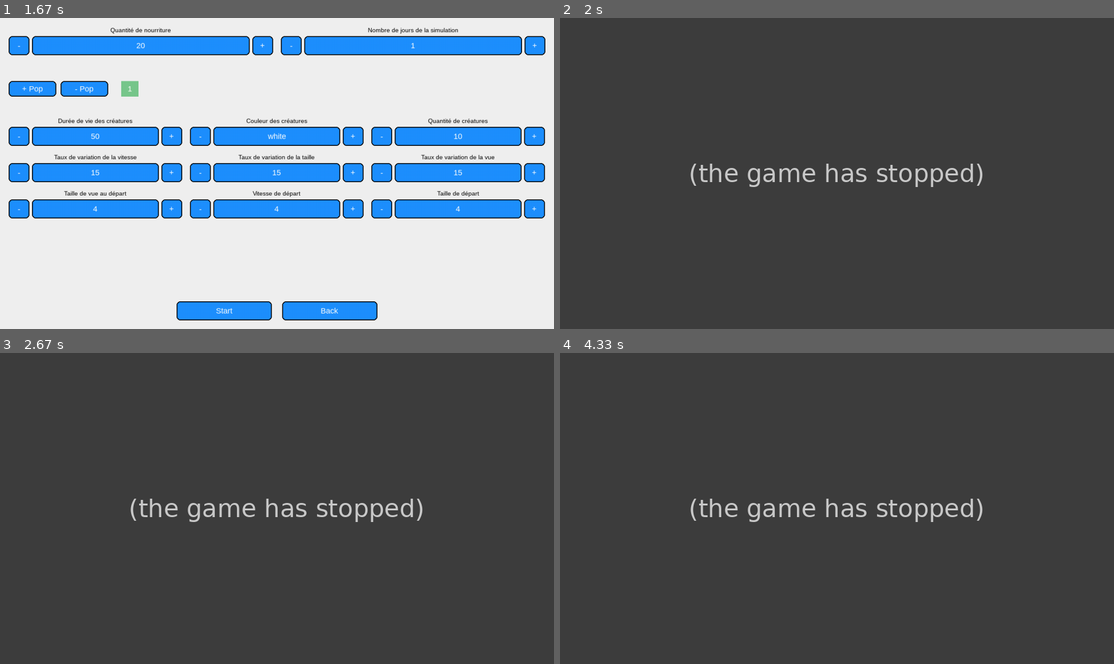
Above: before the commit, frames 1-4 (two rows, left to right).
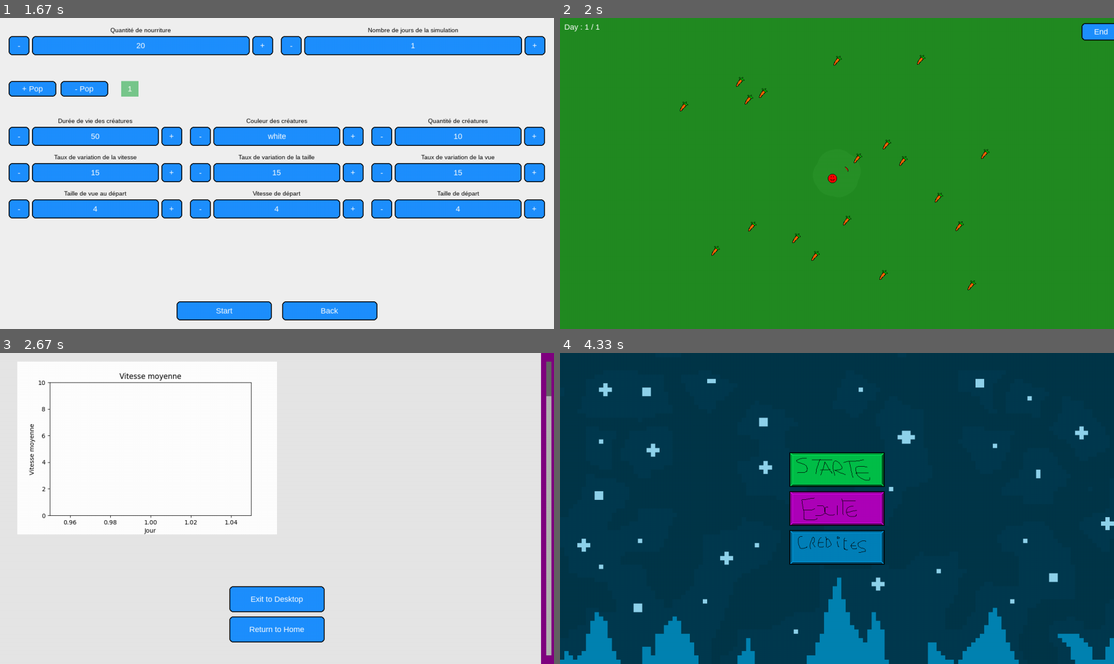
Above: after the commit, the same moments.

Repository: X47C/Trophees-NSI
Game: pygame game, started from main.py
Two runs of this game, one before a commit and one after it. Both use one fixed random seed, a clock stepped at 60 frames per second and the inputs below.
Inputs (mouse positions are in pixels of both pictures, inside the frame that each line leads up to):
- Up to frame 1 (1.67 s): click (260, 120) at 1.38 s
- Up to frame 2 (2 s): click "Start" at 1.72 s
- Up to frame 3 (2.67 s): click "End" at 2.05 s; press the mouse at (277, 629) at 2.37 s; move the mouse to (382, 511) at 2.47 s; release the mouse at (487, 393) at 2.6 s
- Up to frame 4 (4.33 s): press the mouse at (1108, 377) at 2.7 s; move the mouse to (1003, 387) at 2.8 s; release the mouse at (892, 393) at 2.93 s; press the mouse at (1108, 393) at 3.03 s; move the mouse to (909, 480) at 3.13 s; release the mouse at (704, 564) at 3.27 s; press the mouse at (1108, 564) at 3.87 s; move the mouse to (914, 586) at 3.97 s; release the mouse at (715, 604) at 4.1 s; click (848, 620) at 4.22 s

Frame 1 is identical in both runs. In frame 2, 100% of the frame differs, in the area x 0-100%, y 0-100%; in frame 3, 100%; in frame 4, 100%.
Error before the commit: AttributeError: 'Creature' object has no attribute 'food' (creature.py line 112); the game stopped at 1.72 s (later frames are placeholders)

Commit message:
push tres bien

Diff:
--- a/Game/creature.py
+++ b/Game/creature.py
@@ -4,12 +4,11 @@
 import pygame as pg
 import settings
 
-class  Creature(pg.sprite.Sprite):
+class  Creature():
     """
     Entrée : Speed, Size, View (int, compris entre 1 et 10)
     """
     def __init__(self, Speed, Size, View, Variation_Speed, Variation_Size, Variation_View, Days_Max, Color, screen):
-        pg.sprite.Sprite.__init__(self)
         self.speed = Speed
         self.size = Size
         self.view = View
@@ -36,7 +35,7 @@
         dt = 1.0 / settings.FPS
         w, h = settings.Display_size
 
-        speed_px_s = float(self.speed) * 15.0   # LA vitesse
+        speed_px_s = float(self.speed) * 15.0
         margin = 40 + int(self.size)
 
         turn_noise = 450.0
@@ -95,6 +94,8 @@
 
         self.pos_x = min(max(self.pos_x, margin), w - margin)
         self.pos_y = min(max(self.pos_y, margin), h - margin)
+        self.rect = self.image.get_rect(center=(int(self.pos_x), int(self.pos_y)))
+
 
 
 
@@ -105,12 +106,20 @@
         """
         Creature(self.speed * rd(100 - self.variation_speed, 100 + self.variation_speed), self.view * rd(100 - self.variation_size, 100 + self.variation_size), self.speed * rd(100 - self.variation_view, 100 + self.variation_view), self.color)
 
+
     def Eat(self):
         """
-        Viens de manger
-        """
-        if pg.sprite.collide_rect(self, self.food):
-            print('touche hehe')
+        on verifie si il a mangé haha enfait c'est simple j'etait parti super loins pour rien mdr
+        """
+        creature_rect = self.rect
+
+        for i, food in enumerate(settings.food_list):
+            if creature_rect.colliderect(food.rect):
+                print(self, i)
+                self.ate += 1
+                self.energy = 100
+                settings.food_list.pop(i)
+                return
 
 
     def collidelist(self):
--- a/Game/food.py
+++ b/Game/food.py
@@ -1,8 +1,7 @@
 # methodes pour gerer la nouriture
 import pygame as pg
-import settings
 
-class Food(pg.sprite.Sprite):
+class Food():
     """
     Entry : position (tupple), is_eaten (bool)
     """
--- a/Game/game.py
+++ b/Game/game.py
@@ -26,6 +26,8 @@
                     c.Eat()
 
     def first_day(self):
+        settings.food_list = []
+        settings.creatures_list = []
         for pop in settings.POPULATIONS:
             a = []
             for i in range(pop['quantity']):
